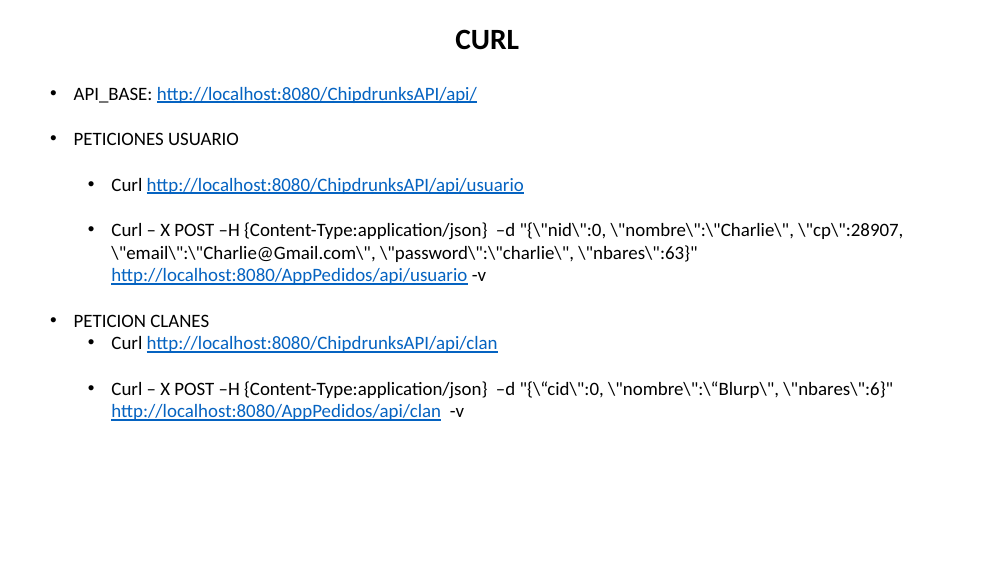
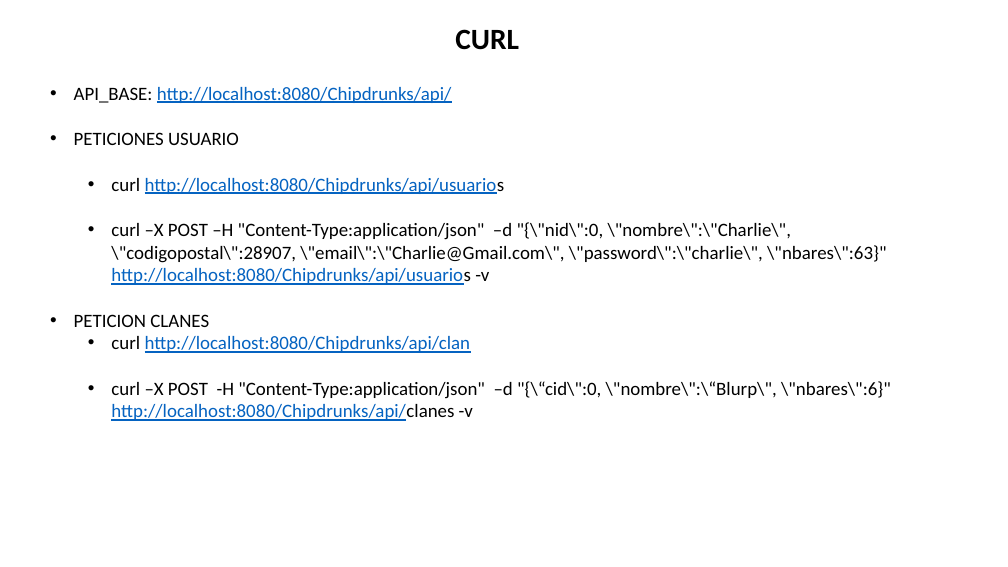
Before and after one commit to borjasegui/ChipdrunksAPI, a slide deck: slide 1 of Documentacion/CURL.pptx. Drawn at 1008x567 pixels with LibreOffice and Linux fonts; fonts in the diff are those of the drawing. Boxes give left, top, right and bottom in pixels: in the first picture for what was removed or moved away, otherwise in the second. Text is boxed around its words. In the diff, an @@ line names an element or a change of style, - is before the commit and + after.

Commit message:
Cambios generales & GET/POST usuario

```diff
--- a/Documentacion/CURL.pptx
+++ b/Documentacion/CURL.pptx
@@ text at <box>74,87,452,103</box>: text changed @@
-• API_BASE: http://localhost:8080/ChipdrunksAPI/api/
+• API_BASE: http://localhost:8080/Chipdrunks/api/
@@ text at <box>111,178,886,285</box>: text changed @@
-  • Curl http://localhost:8080/ChipdrunksAPI/api/usuario
-  • Curl – X POST –H {Content-Type:application/json} –d "{\"nid\":0, \"nombre\":\"Charlie\", \"cp\":28907, \"email\":\"Charlie@Gmail.com\", \"password\":\"charlie\", \"nbares\":63}" http://localhost:8080/AppPedidos/api/usuario -v
+  • curl http://localhost:8080/Chipdrunks/api/usuarios
+  • curl –X POST –H "Content-Type:application/json" –d "{\"nid\":0, \"nombre\":\"Charlie\", \"codigopostal\":28907, \"email\":\"Charlie@Gmail.com\", \"password\":\"charlie\", \"nbares\":63}" http://localhost:8080/Chipdrunks/api/usuarios -v
@@ text at <box>111,336,891,421</box>: text changed @@
-  • Curl http://localhost:8080/ChipdrunksAPI/api/clan
-  • Curl – X POST –H {Content-Type:application/json} –d "{\“cid\":0, \"nombre\":\“Blurp\", \"nbares\":6}" http://localhost:8080/AppPedidos/api/clan -v
+  • curl http://localhost:8080/Chipdrunks/api/clan
+  • curl –X POST -H "Content-Type:application/json" –d "{\“cid\":0, \"nombre\":\“Blurp\", \"nbares\":6}" http://localhost:8080/Chipdrunks/api/clanes -v
```
Also in this commit, not shown: 1 slide added, 1 slide removed, 55 other files.
